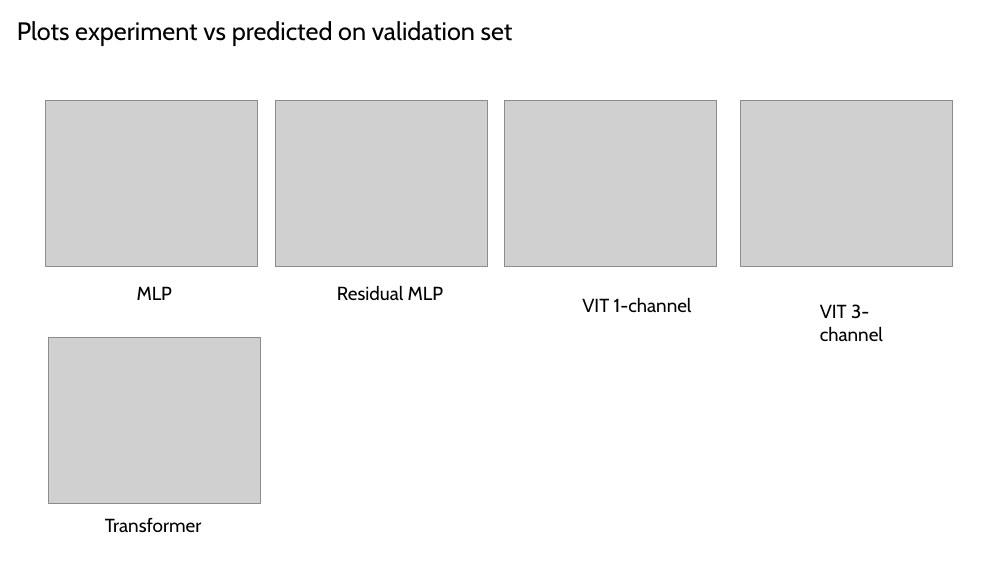
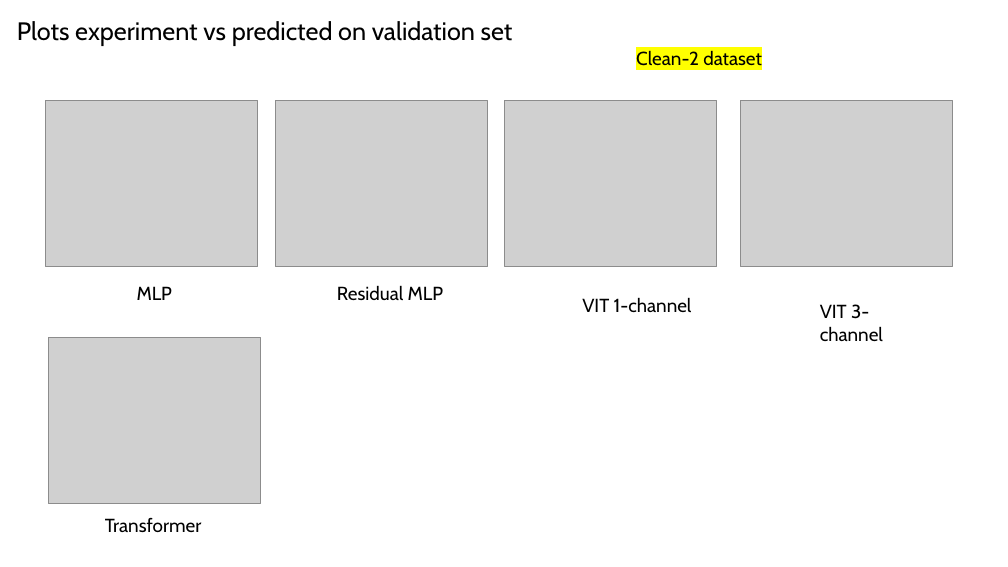
Before and after one commit to planaria158/BERT-antibody-antigen-binding-energy, a slide deck: slide 29 of Homework-aAlphaBio.pptx (slide 16 before the commit). Drawn at 1008x567 pixels with LibreOffice and Linux fonts; fonts in the diff are those of the drawing; grey boxes stand for pictures. Boxes give left, top, right and bottom in pixels: in the first picture for what was removed or moved away, otherwise in the second. Text is boxed around its words. In the diff, an @@ line names an element or a change of style, - is before the commit and + after.

```diff
--- a/Homework-aAlphaBio.pptx
+++ b/Homework-aAlphaBio.pptx
@@ text added at bbox=[636, 50, 762, 66], 18 pt, text #000000 @@
+Clean-2 dataset
```
Also in this commit, not shown: 13 other slides changed, 4 slides added, 2 slides removed.
